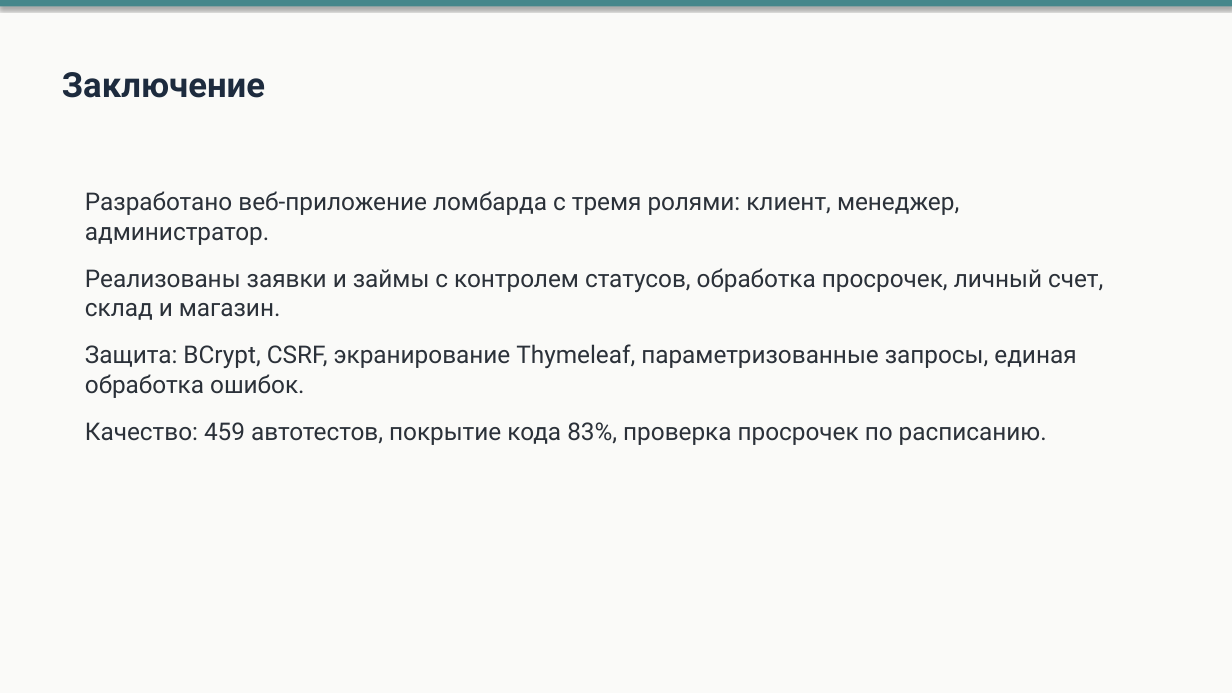
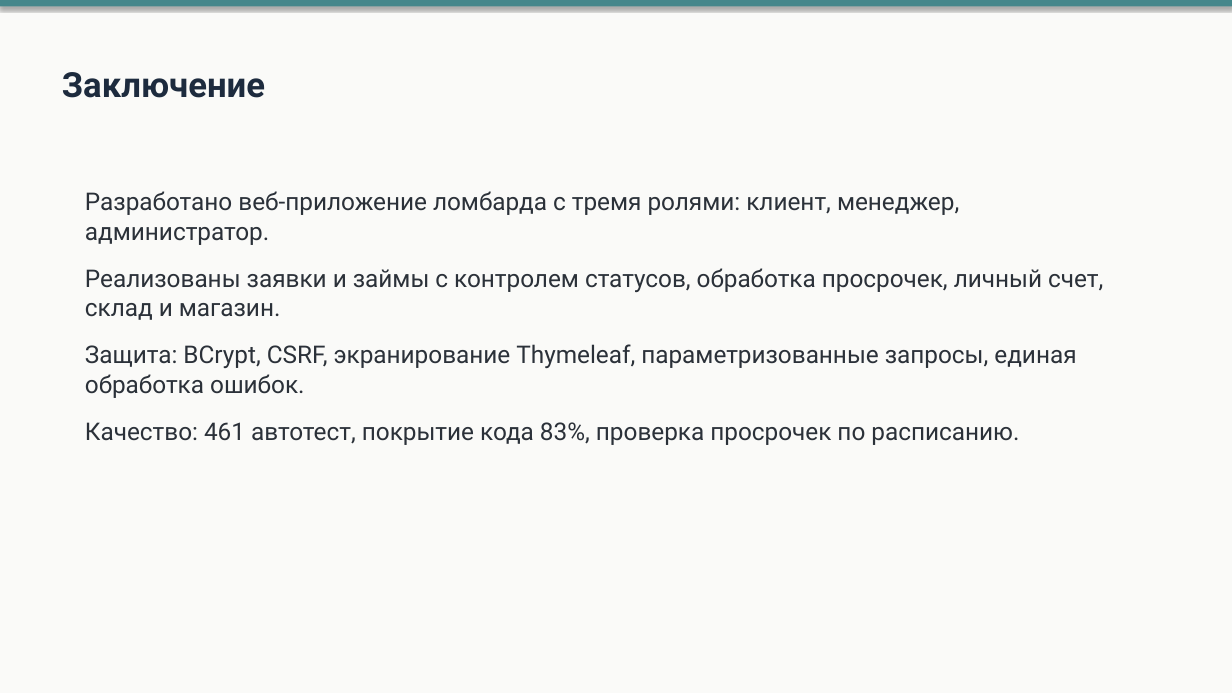
Before and after one commit to Ivanpython2006/lombard-project, a slide deck: slide 13 of Презентация_Сурков_Иван_ТРПО24-3.pptx. Drawn at 1232x693 pixels with LibreOffice and Linux fonts; fonts in the diff are those of the drawing. Boxes give left, top, right and bottom in pixels: in the first picture for what was removed or moved away, otherwise in the second. Text is boxed around its words. In the diff, an @@ line names an element or a change of style, - is before the commit and + after.

```diff
--- a/Презентация_Сурков_Иван_ТРПО24-3.pptx
+++ b/Презентация_Сурков_Иван_ТРПО24-3.pptx
@@ text at (85, 422, 1019, 445): text changed @@
-Качество: 459 автотестов, покрытие кода 83%, проверка просрочек по расписанию.
+Качество: 461 автотест, покрытие кода 83%, проверка просрочек по расписанию.
```
Also in this commit, not shown: 1 other slide changed, 21 other files.
